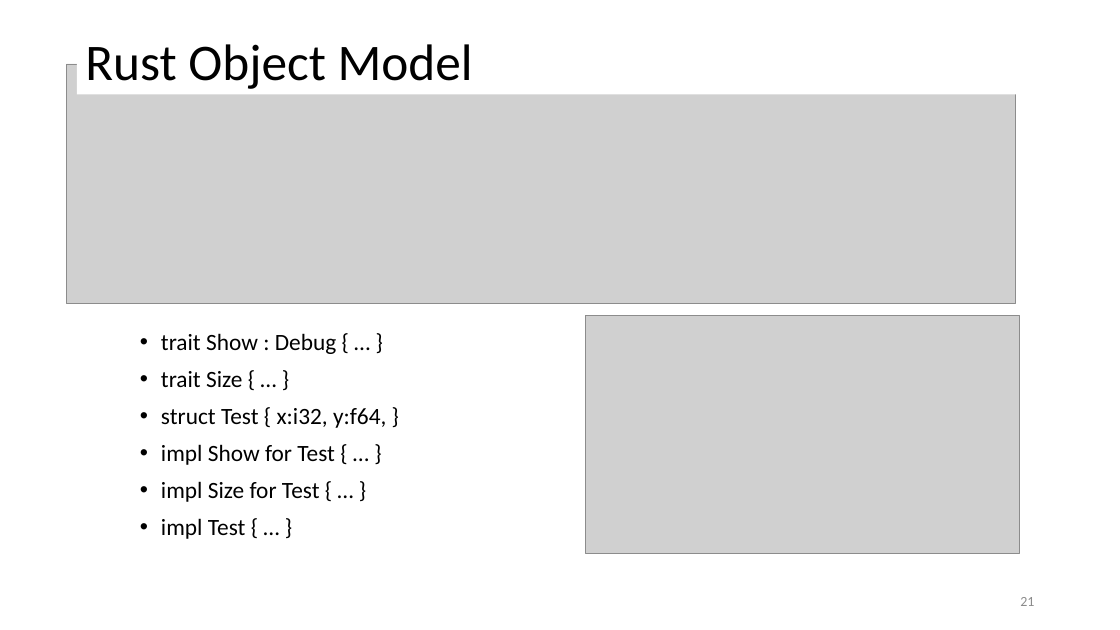
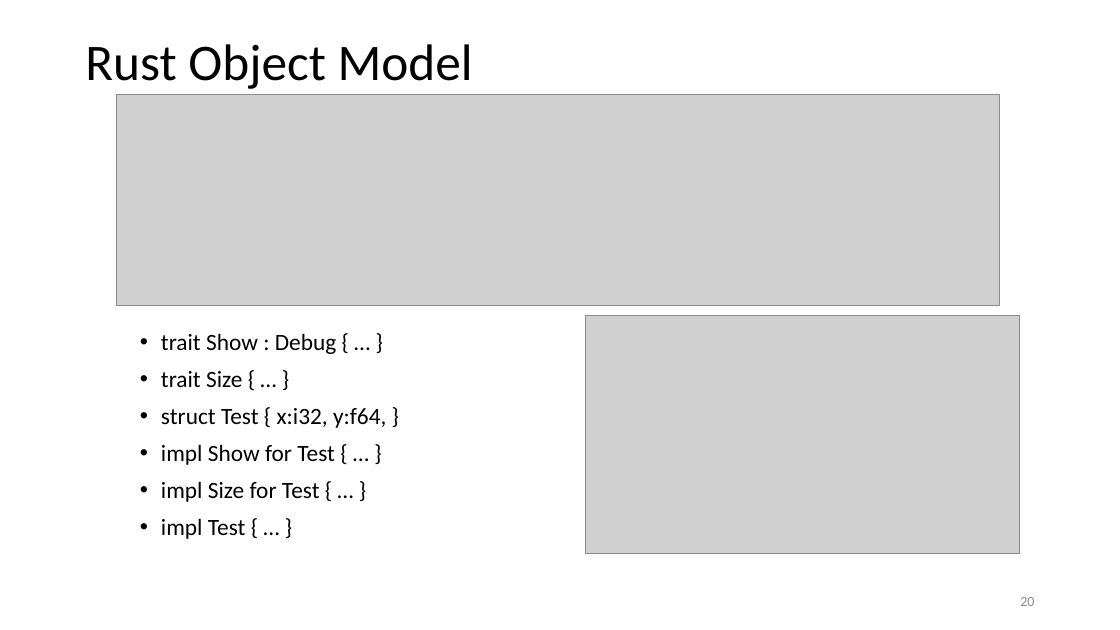
Before and after one commit to JimFawcett/JimFawcett.github.io, a slide deck: slide 20 of Resources/RustModels.pptx (slide 21 before the commit). Drawn at 1120x630 pixels with LibreOffice and Linux fonts; fonts in the diff are those of the drawing; grey boxes stand for pictures. Boxes give left, top, right and bottom in pixels: in the first picture for what was removed or moved away, otherwise in the second. Text is boxed around its words. In the diff, an @@ line names an element or a change of style, - is before the commit and + after.

Commit message:
added exercises for several Rust Story chapters

```diff
--- a/Resources/RustModels.pptx
+++ b/Resources/RustModels.pptx
@@ picture resized from (x1=66, y1=64, x2=1015, y2=303) to (x1=117, y1=94, x2=1000, y2=305) @@
@@ page number at (x1=1020, y1=597, x2=1034, y2=606): text changed @@
-21
+20
```
Also in this commit, not shown: 8 other slides changed, 1 slide removed, 10 other files.
